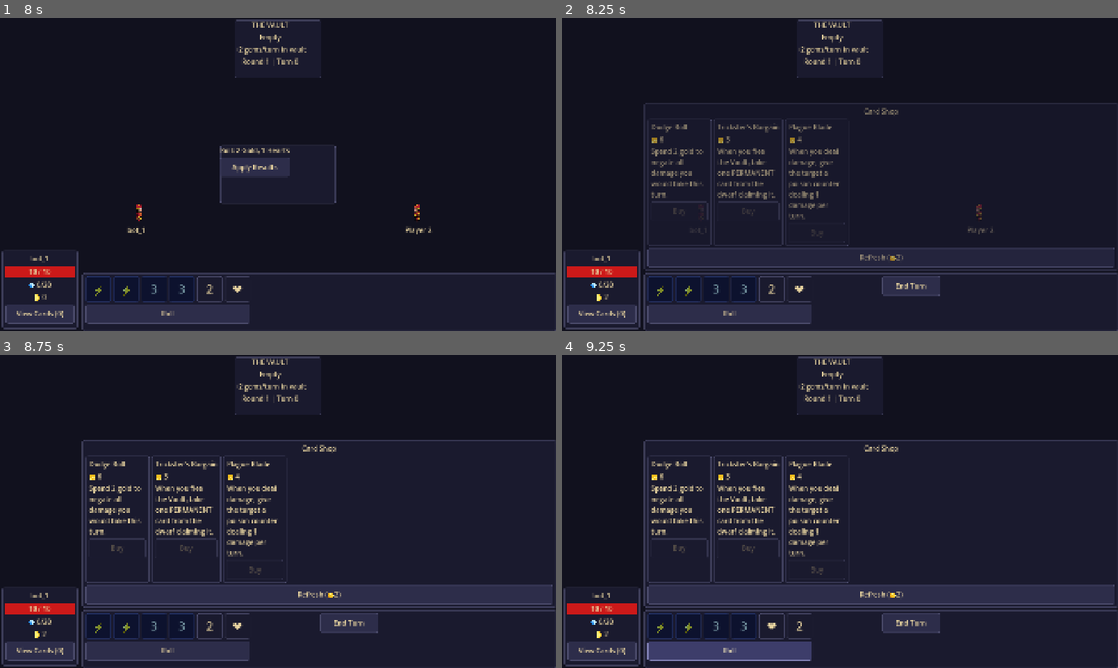
Above: before the commit, frames 1-4 (two rows, left to right).
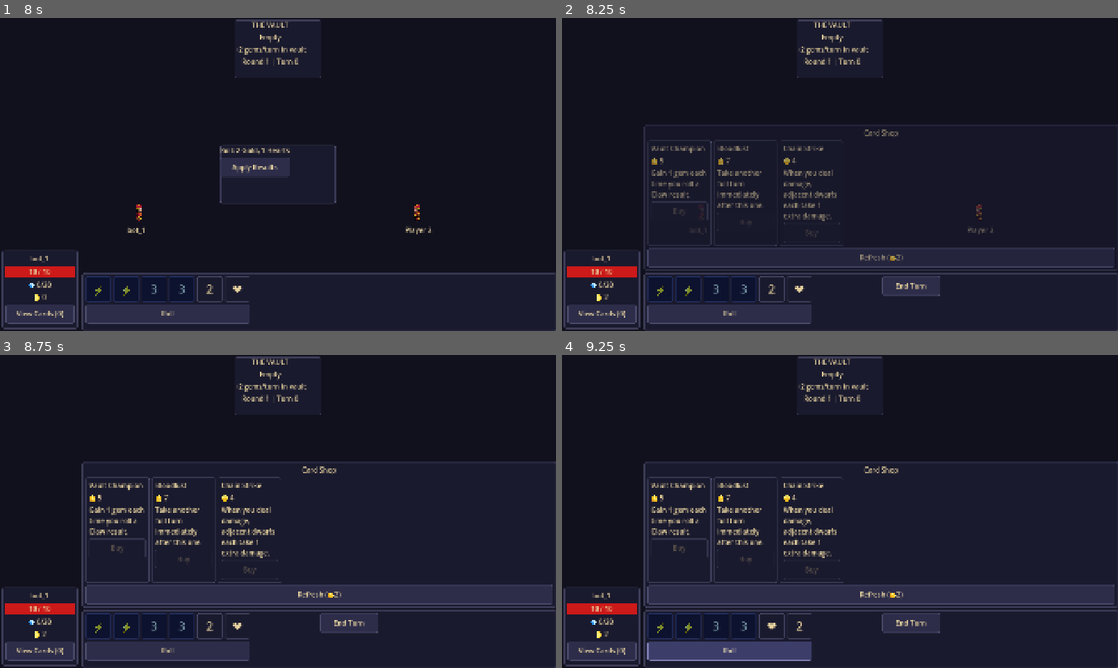
Above: after the commit, the same moments.

Repository: bogus998/KingOfTheHill
Game: Godot game, scene res://scenes/menus/main_menu.tscn
The game is run twice, just before and just after one commit, with the same random seed, the same clock (stepped at 60 frames per second) and the same inputs.
Inputs:
- Up to frame 1 (8 s): click "Start Game" at 0.5 s; click "Human" at 1.25 s; click "Add Player" at 2 s; click "Bot" at 2.75 s; click "Bot" at 3.5 s; click "Add Player" at 4.25 s; click "Start Game" at 5 s; click "View Cards (0)" at 5.75 s; click "Confirm" at 6.5 s; click "Confirm" at 7.25 s
- Up to frame 2 (8.25 s): click "Apply Results" at 8 s
- Up to frame 3 (8.75 s): no input
- Up to frame 4 (9.25 s): click "Roll" at 8.75 s

Frame 1 is identical in both runs. In frame 2, 3.0% of the frame differs, in the area x 14-100%, y 27-73%; in frame 3, 3.7%; in frame 4, 3.7%.

Commit message:
Fix card shop empty on Android: replace DirAccess with hardcoded path list
DirAccess.open("res://...") returns null on Android because resources are
packed into the APK. CardCatalog now uses a static list of paths that are
resolved at export time and work on all platforms.

Co-Authored-By: Claude Sonnet 4.6 <noreply@anthropic.com>

Diff:
--- a/data/card_catalog.gd
+++ b/data/card_catalog.gd
@@ -1,17 +1,93 @@
 class_name CardCatalog
+
+# DirAccess.open("res://...") returns null on Android (resources are packed into APK).
+# Preloaded paths are resolved at export time and work on all platforms.
+const _CARD_PATHS: Array[String] = [
+	"res://data/cards/card_001_lucky_strike.tres",
+	"res://data/cards/card_002_iron_hide.tres",
+	"res://data/cards/card_003_gem_rush.tres",
+	"res://data/cards/card_004_gold_vein.tres",
+	"res://data/cards/card_005_berserker.tres",
+	"res://data/cards/card_006_miners_luck.tres",
+	"res://data/cards/card_007_healing_brew.tres",
+	"res://data/cards/card_008_vault_claim.tres",
+	"res://data/cards/card_009_quick_hands.tres",
+	"res://data/cards/card_010_war_cry.tres",
+	"res://data/cards/card_011_corroding_blade.tres",
+	"res://data/cards/card_012_thrifty_trader.tres",
+	"res://data/cards/card_013_vault_champion.tres",
+	"res://data/cards/card_014_shadow_runner.tres",
+	"res://data/cards/card_015_tunnel_fighter.tres",
+	"res://data/cards/card_016_stone_skin.tres",
+	"res://data/cards/card_017_gold_cart.tres",
+	"res://data/cards/card_018_perfect_roll.tres",
+	"res://data/cards/card_019_guild_scribe.tres",
+	"res://data/cards/card_020_ambush_strike.tres",
+	"res://data/cards/card_021_spoils_collector.tres",
+	"res://data/cards/card_022_gold_cache.tres",
+	"res://data/cards/card_023_gold_counter.tres",
+	"res://data/cards/card_024_war_tax.tres",
+	"res://data/cards/card_025_iron_constitution.tres",
+	"res://data/cards/card_026_extra_axe.tres",
+	"res://data/cards/card_027_chain_strike.tres",
+	"res://data/cards/card_028_time_stopper.tres",
+	"res://data/cards/card_029_bloodlust.tres",
+	"res://data/cards/card_030_gold_sense.tres",
+	"res://data/cards/card_031_blast_furnace.tres",
+	"res://data/cards/card_032_treasure_seeker.tres",
+	"res://data/cards/card_033_healing_draught.tres",
+	"res://data/cards/card_034_healers_forge.tres",
+	"res://data/cards/card_035_pacifist_miner.tres",
+	"res://data/cards/card_036_die_picker.tres",
+	"res://data/cards/card_037_cave_in.tres",
+	"res://data/cards/card_038_second_wind.tres",
+	"res://data/cards/card_039_mercenary_squad.tres",
+	"res://data/cards/card_040_iron_boots.tres",
+	"res://data/cards/card_041_forge_master.tres",
+	"res://data/cards/card_042_recycle.tres",
+	"res://data/cards/card_043_copycat.tres",
+	"res://data/cards/card_044_gold_battery.tres",
+	"res://data/cards/card_045_militia.tres",
+	"res://data/cards/card_046_shockwave_axe.tres",
+	"res://data/cards/card_047_gold_reactor.tres",
+	"res://data/cards/card_048_combo_master.tres",
+	"res://data/cards/card_049_sharp_eye.tres",
+	"res://data/cards/card_050_merchants_touch.tres",
+	"res://data/cards/card_051_wildcard.tres",
+	"res://data/cards/card_052_toxic_blade.tres",
+	"res://data/cards/card_053_plague_blade.tres",
+	"res://data/cards/card_054_die_jacker.tres",
+	"res://data/cards/card_055_healing_flask.tres",
+	"res://data/cards/card_056_trollish_hide.tres",
+	"res://data/cards/card_057_underdogs_pride.tres",
+	"res://data/cards/card_058_weakening_curse.tres",
+	"res://data/cards/card_059_great_hall.tres",
+	"res://data/cards/card_060_smoke_bomb.tres",
+	"res://data/cards/card_061_empty_purse.tres",
+	"res://data/cards/card_062_flexible_tactics.tres",
+	"res://data/cards/card_063_berserker_rush.tres",
+	"res://data/cards/card_064_focus_crystal.tres",
+	"res://data/cards/card_065_vault_dweller.tres",
+	"res://data/cards/card_066_tax_collection.tres",
+	"res://data/cards/card_067_stubborn_fighter.tres",
+	"res://data/cards/card_068_dodge_roll.tres",
+	"res://data/cards/card_069_festival_grounds.tres",
+	"res://data/cards/card_070_war_band.tres",
+	"res://data/cards/card_071_life_drain.tres",
+	"res://data/cards/card_072_intimidating_warcry.tres",
+	"res://data/cards/card_073_shield_bearer.tres",
+	"res://data/cards/card_074_thorned_armor.tres",
+	"res://data/cards/card_075_slow_grinder.tres",
+	"res://data/cards/card_076_nimble_dodge.tres",
+	"res://data/cards/card_077_heavy_strike.tres",
+	"res://data/cards/card_078_war_drums.tres",
+	"res://data/cards/card_079_tricksters_bargain.tres",
+]
 
 static func load_all_cards() -> Array[CardData]:
 	var cards: Array[CardData] = []
-	var dir := DirAccess.open("res://data/cards")
-	if dir == null:
-		return cards
-	dir.list_dir_begin()
-	var file_name := dir.get_next()
-	while file_name != "":
-		if file_name.ends_with(".tres"):
-			var card := load("res://data/cards/" + file_name) as CardData
-			if card != null:
-				cards.append(card)
-		file_name = dir.get_next()
-	dir.list_dir_end()
+	for path in _CARD_PATHS:
+		var card := load(path) as CardData
+		if card != null:
+			cards.append(card)
 	return cards
